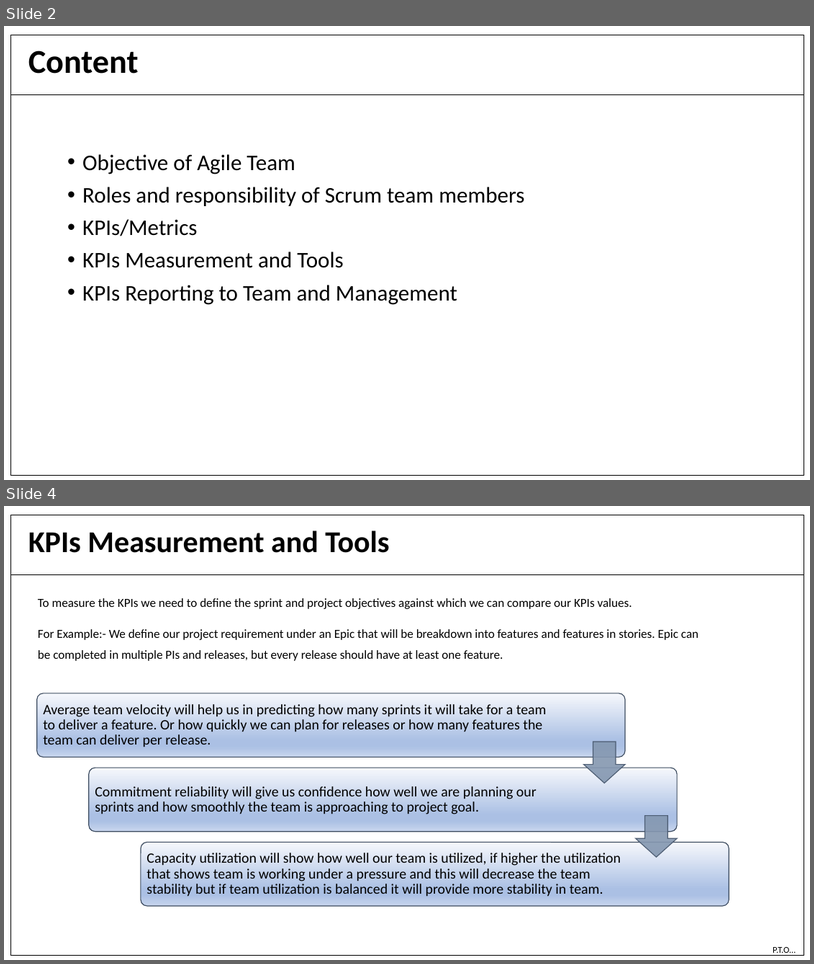
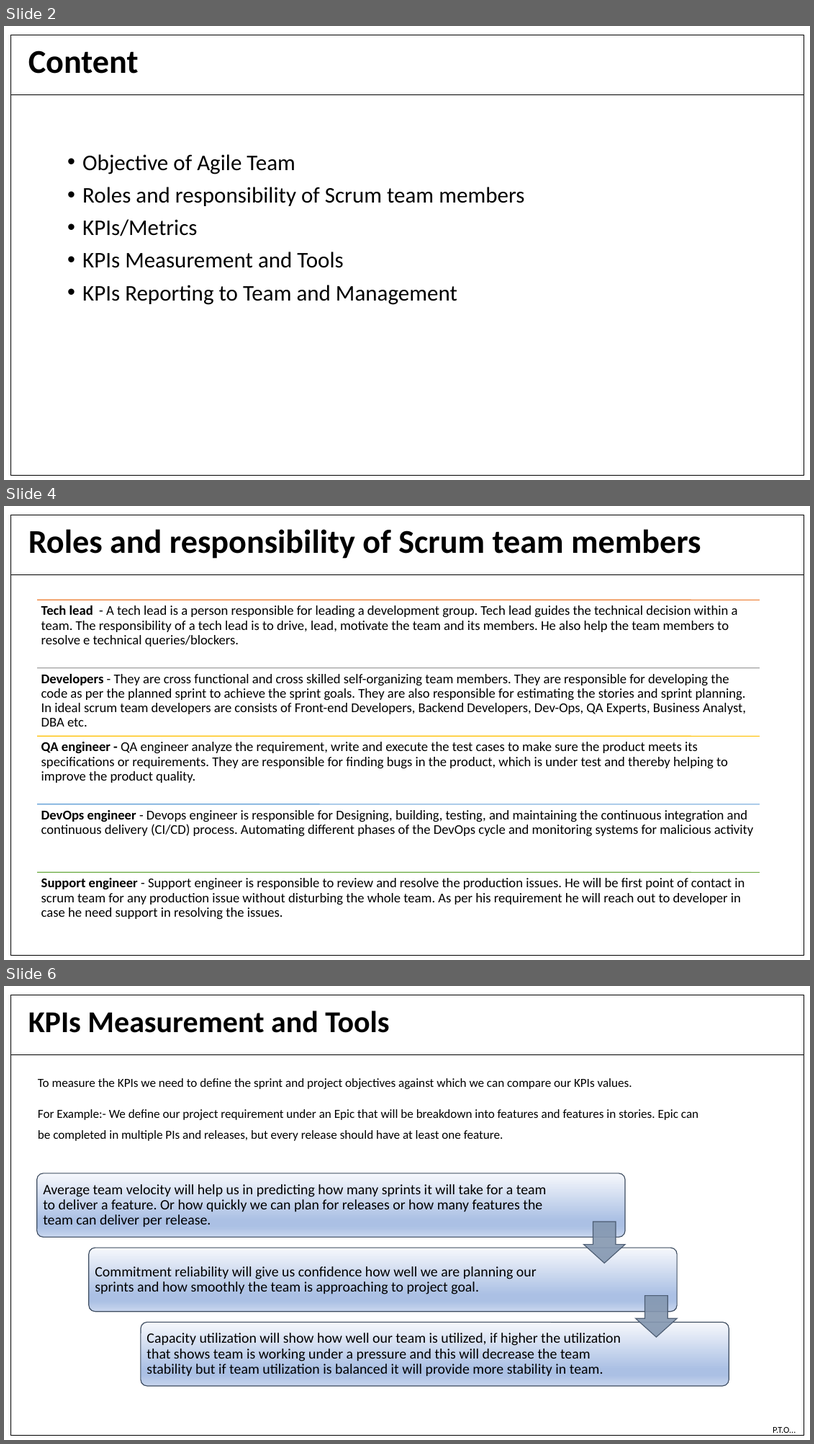
Before and after one commit to mayankgarg1485/Agile-team-ppt, a slide deck: Agile Team.pptx. Shown one above the other, each under a label of ours: slides 2 and 4 before the commit, slides 2, 4 and 6 after it; the slides between them are not shown. The pictures are 814x964 and 814x1444 pixels, drawn with LibreOffice and Linux fonts; fonts in the diff are those of the drawing. Boxes give left, top, right and bottom in pixels: in the first picture for what was removed or moved away, otherwise in the second. Text is boxed around its words. In the diff, an @@ line names an element or a change of style, - is before the commit and + after.

```diff
--- a/Agile Team.pptx
+++ b/Agile Team.pptx
@@ slide 4 added at box(4, 506, 810, 960), background #FFFFFF; not listed: 2 template elements that a slide beside it also shows @@
@@ title added at box(28, 529, 702, 559), 39.6 pt, text #000000, bold @@
+Roles and responsibility of Scrum team members
@@ group added at box(37, 600, 760, 919): 5 lines, 5 texts @@
+Tech lead - A tech lead is a person responsible for leading a development group. Tech lead guides the technical decision within a team. The responsibility of a tech lead is to drive, lead, motivate the team and its members. He also help the team members to resolve e technical queries/blockers.
+Developers - They are cross functional and cross skilled self-organizing team members. They are responsible for developing the code as per the planned sprint to achieve the sprint goals. They are also responsible for estimating the stories and sprint planning. In ideal scrum team developers are consists of Front-end Developers, Backend Developers, Dev-Ops, QA Experts, Business Analyst, DBA etc.
+QA engineer - QA engineer analyze the requirement, write and execute the test cases to make sure the product meets its specifications or requirements. They are responsible for finding bugs in the product, which is under test and thereby helping to improve the product quality.
+DevOps engineer - Devops engineer is responsible for Designing, building, testing, and maintaining the continuous integration and continuous delivery (CI/CD) process. Automating different phases of the DevOps cycle and monitoring systems for malicious activity
+Support engineer - Support engineer is responsible to review and resolve the production issues. He will be first point of contact in scrum team for any production issue without disturbing the whole team. As per his requirement he will reach out to developer in case he need support in resolving the issues.
@@ what was slide 4 is now slide 6 @@
```
Also in this commit, not shown: 1 other slide added.
